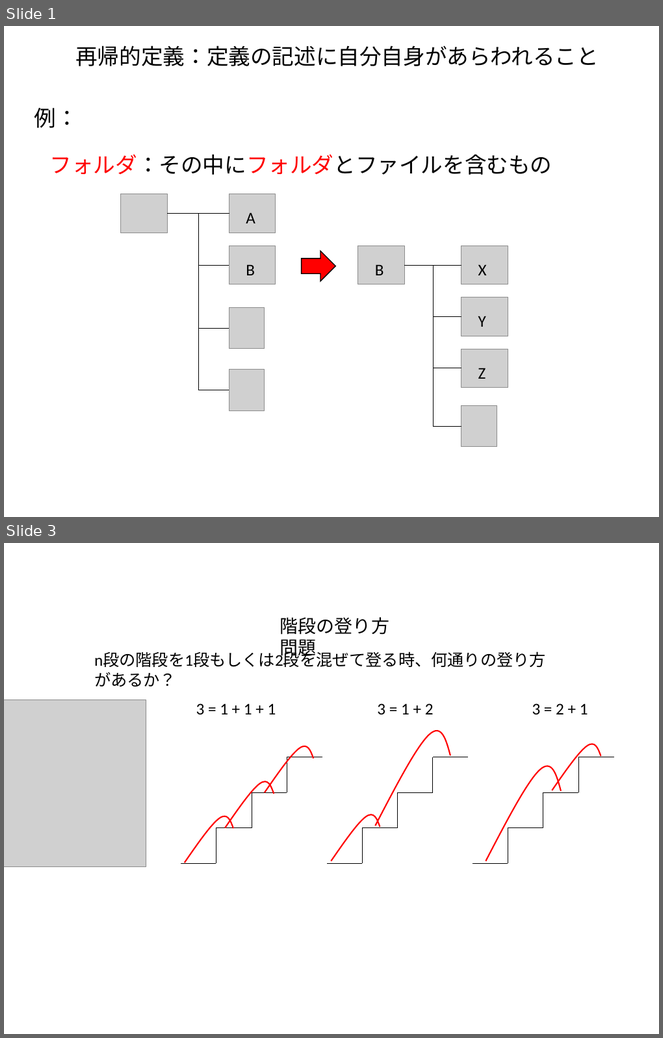
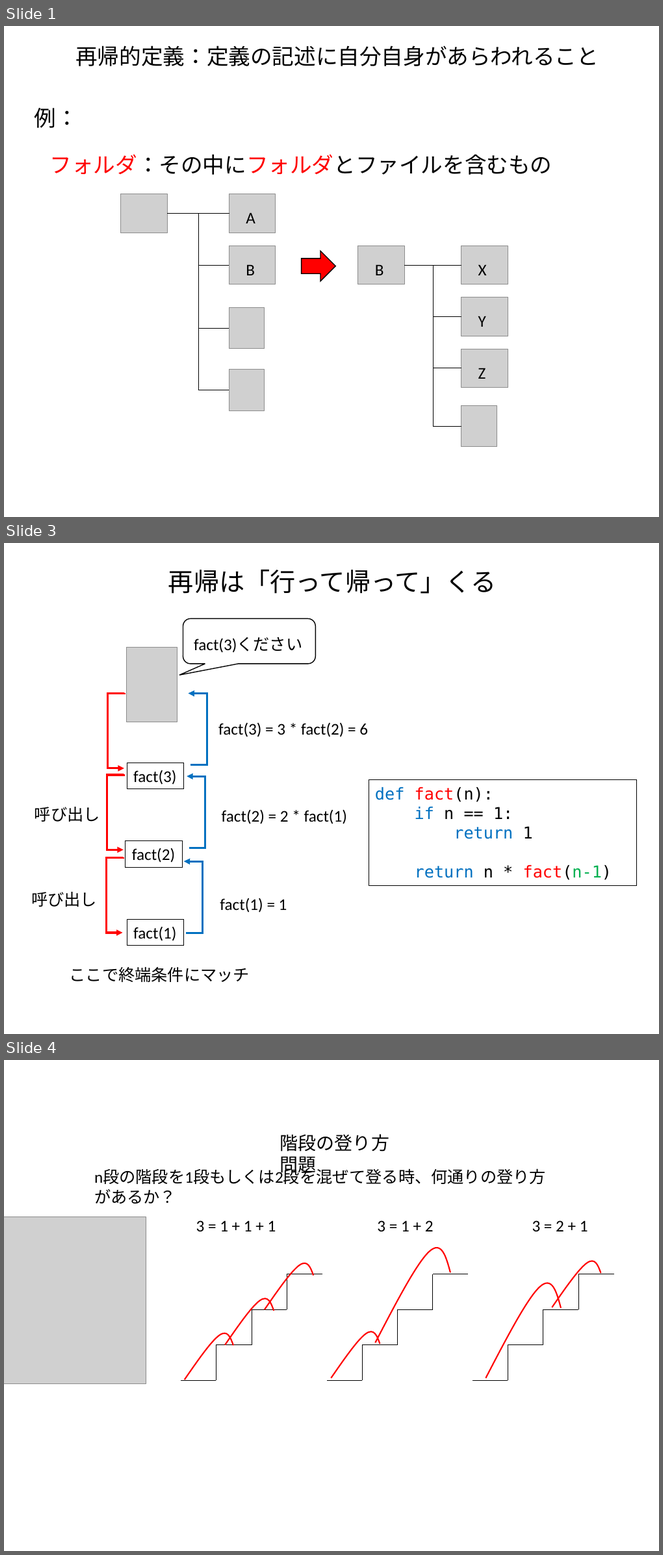
Before and after one commit to kaityo256/python_zero, a slide deck: recursion/fig/fig.pptx. Shown one above the other, each under a label of ours: slides 1 and 3 before the commit, slides 1, 3 and 4 after it; the slides between them are not shown. The pictures are 663x1038 and 663x1555 pixels, drawn with LibreOffice and Linux fonts; fonts in the diff are those of the drawing; grey boxes stand for pictures. Boxes give left, top, right and bottom in pixels: in the first picture for what was removed or moved away, otherwise in the second. Text is boxed around its words. In the diff, an @@ line names an element or a change of style, - is before the commit and + after.

Commit message:
再帰の途中まで書いた

```diff
--- a/recursion/fig/fig.pptx
+++ b/recursion/fig/fig.pptx
@@ slide 3 added at <box>4,543,659,1034</box>, background #FFFFFF @@
@@ text added at <box>168,569,496,594</box>, 28 pt, text #000000 @@
+再帰は「行って帰って」くる
@@ rounded speech box added at <box>183,619,315,664</box>, outline #000000 1 pt @@
@@ text added at <box>194,637,302,653</box>, 18 pt, text #000000 @@
+fact(3)ください
@@ picture added at <box>126,648,178,722</box> @@
@@ elbow arrow added from (124, 693) to (124, 769), #FF0000 2.25 pt @@
@@ elbow arrow added from (191, 765) to (188, 694), #0070C0 2.25 pt @@
@@ text added at <box>218,722,368,737</box>, 18 pt, text #000000 @@
+fact(3) = 3 * fact(2) = 6
@@ elbow arrow added from (124, 775) to (123, 850), #FF0000 2.25 pt @@
@@ rectangle added at <box>128,763,184,789</box>, outline #000000 0.75 pt, 18 pt, text #000000 @@
+fact(3)
@@ elbow arrow added from (189, 849) to (187, 776), #0070C0 2.25 pt @@
@@ rectangle added at <box>369,780,637,886</box>, outline #000000 0.75 pt, 18 pt, text #0070C0 @@
+def fact(n):
+if n == 1:
+return 1
+return n * fact(n-1)
@@ text added at <box>35,807,100,822</box>, 18 pt, text #000000 @@
+呼び出し
@@ text added at <box>222,809,347,824</box>, 18 pt, text #000000 @@
+fact(2) = 2 * fact(1)
@@ rectangle added at <box>126,841,183,867</box>, outline #000000 0.75 pt, 18 pt, text #000000 @@
+fact(2)
@@ elbow arrow added from (123, 858) to (122, 933), #FF0000 2.25 pt @@
@@ elbow arrow added from (186, 934) to (184, 861), #0070C0 2.25 pt @@
@@ text added at <box>31,892,97,907</box>, 18 pt, text #000000 @@
+呼び出し
@@ text added at <box>220,898,287,913</box>, 18 pt, text #000000 @@
+fact(1) = 1
@@ rectangle added at <box>128,919,184,945</box>, outline #000000 0.75 pt, 18 pt, text #000000 @@
+fact(1)
@@ text added at <box>70,967,250,982</box>, 18 pt, text #000000 @@
+ここで終端条件にマッチ
@@ what was slide 3 is now slide 4 @@
```
Also in this commit, not shown: 1 slide changed, 8 other files.
